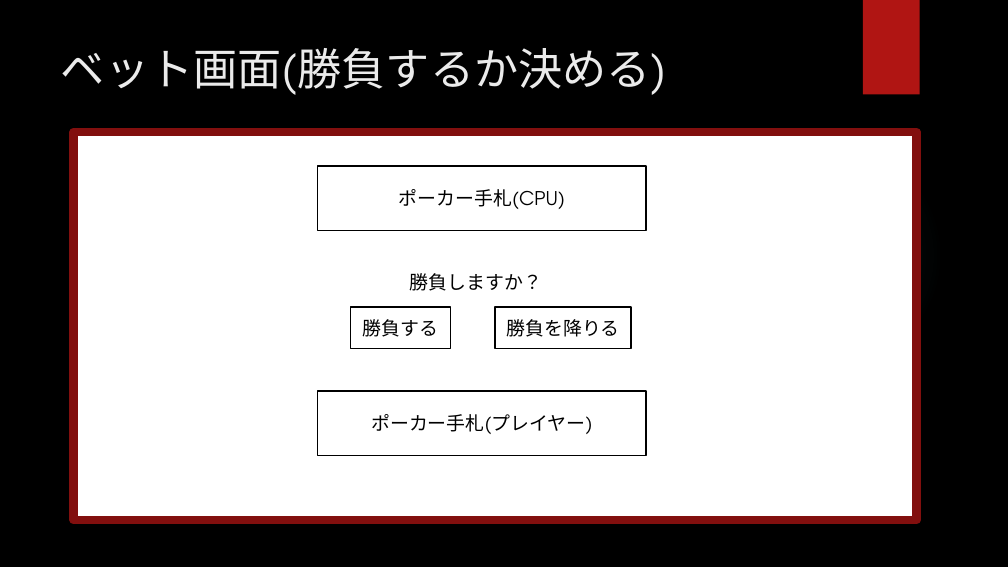
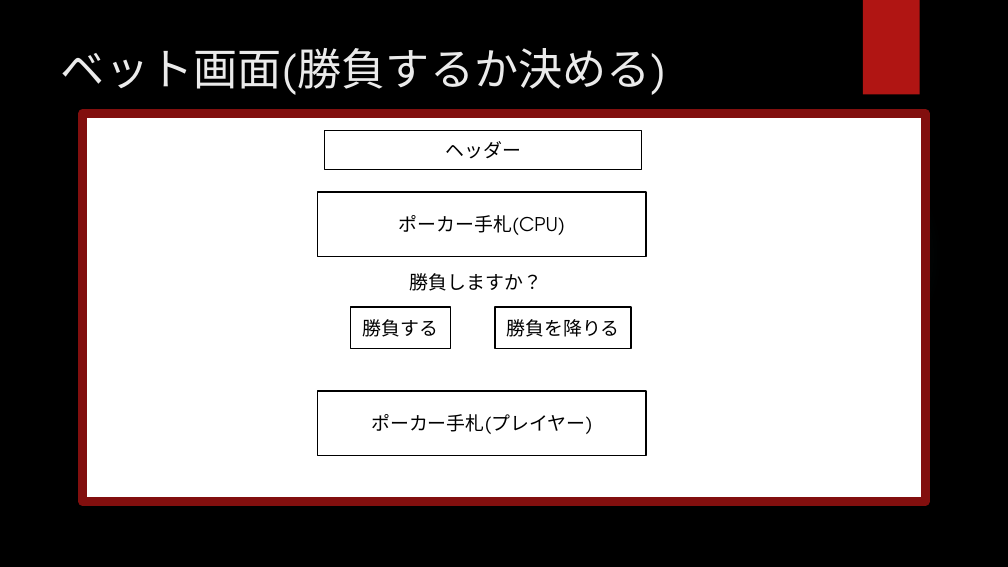
Before and after one commit to CSTSCSTS/UserAp, a slide deck: slide 6 of docs/基本設計/ワイヤーフレーム/ポーカー拡張 ワイヤーフレーム.pptx. Drawn at 1008x567 pixels with LibreOffice and Linux fonts; fonts in the diff are those of the drawing; background and template pictures are left out. Boxes give left, top, right and bottom in pixels: in the first picture for what was removed or moved away, otherwise in the second. Text is boxed around its words. In the diff, an @@ line names an element or a change of style, - is before the commit and + after.

```diff
--- a/docs/基本設計/ワイヤーフレーム/ポーカー拡張 ワイヤーフレーム.pptx
+++ b/docs/基本設計/ワイヤーフレーム/ポーカー拡張 ワイヤーフレーム.pptx
@@ rectangle: place and size @@
-rectangle at bbox=[74, 132, 917, 520]
+rectangle at bbox=[83, 113, 926, 501]
@@ rectangle added at bbox=[324, 131, 641, 169], outline #000000 1.5 pt, 18 pt, text #000000 @@
+ヘッダー
@@ rectangle "ポーカー手札(CPU)": place and size @@
-rectangle "ポーカー手札(CPU)" at bbox=[318, 166, 647, 231]
+rectangle "ポーカー手札(CPU)" at bbox=[318, 192, 647, 256]
```
Also in this commit, not shown: 3 other slides changed, 1 slide added.
